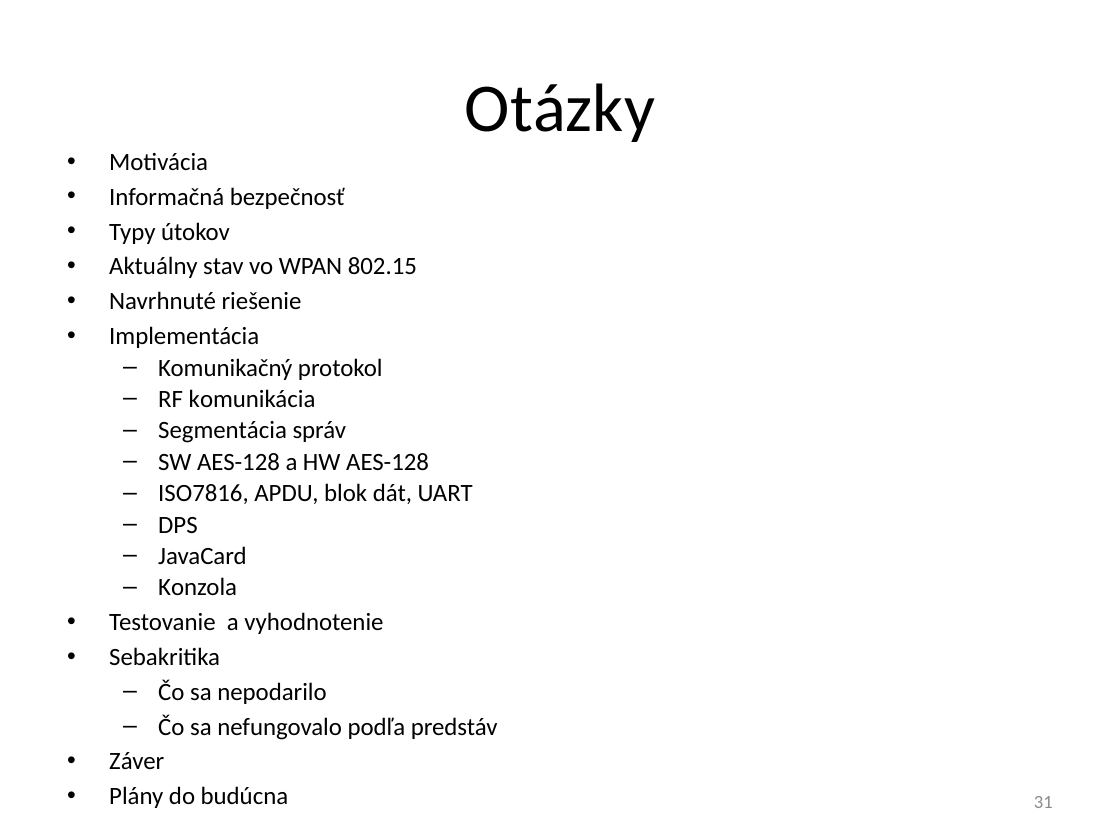
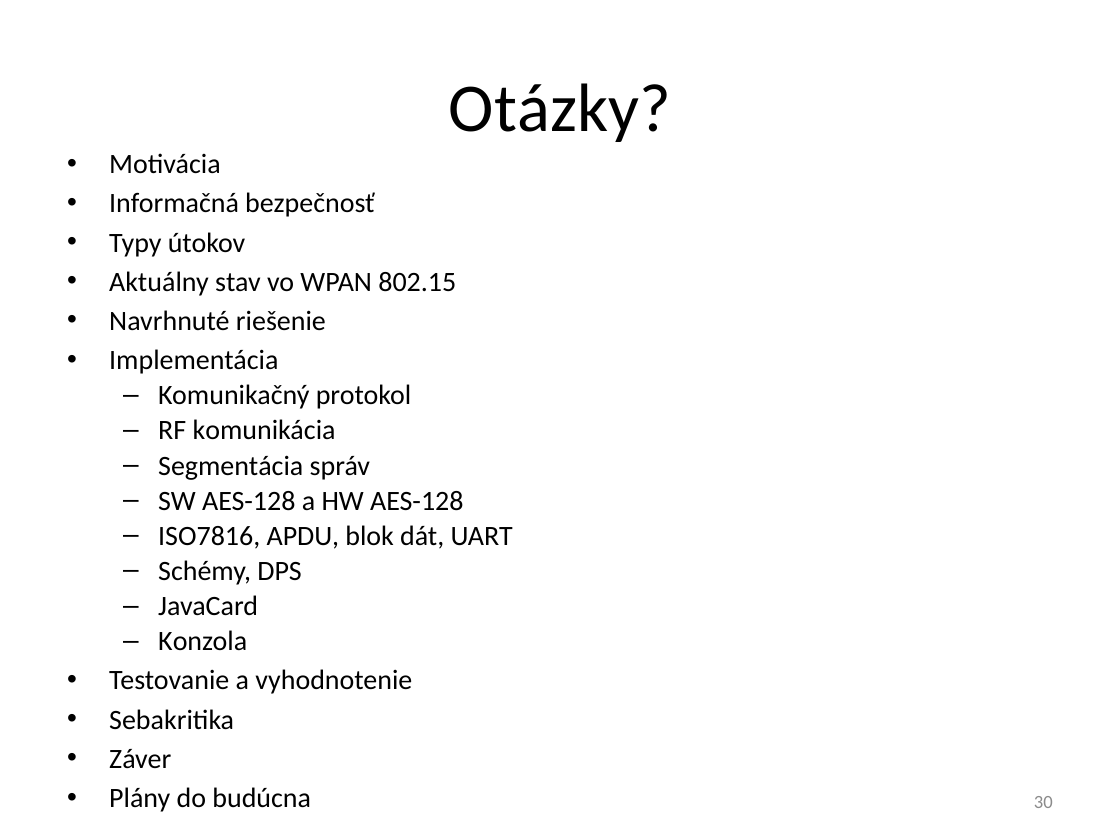
Before and after one commit to javacard-FOSS-applets/nrf6310-pca10007, a slide deck: slide 30 of Obhajoba/xdoubravsky_dp.pptx (slide 31 before the commit). Drawn at 1120x840 pixels with LibreOffice and Linux fonts; fonts in the diff are those of the drawing. Boxes give left, top, right and bottom in pixels: in the first picture for what was removed or moved away, otherwise in the second. Text is boxed around its words. In the diff, an @@ line names an element or a change of style, - is before the commit and + after.

```diff
--- a/Obhajoba/xdoubravsky_dp.pptx
+++ b/Obhajoba/xdoubravsky_dp.pptx
@@ title at (449,83,671,142): text changed @@
-Otázky
+Otázky?
@@ text at (109,153,513,812): size 16 to 18 pt @@
@@ text at (158,560,302,585): text changed; size 16 to 18 pt @@
-  – DPS
+  – Schémy, DPS
@@ text at (158,680,498,740): paragraphs removed @@
-  – Čo sa nepodarilo
-  – Čo sa nefungovalo podľa predstáv
@@ page number at (1034,796,1053,808): text changed @@
-31
+30
```
Also in this commit, not shown: 23 other slides changed, 1 slide removed.
